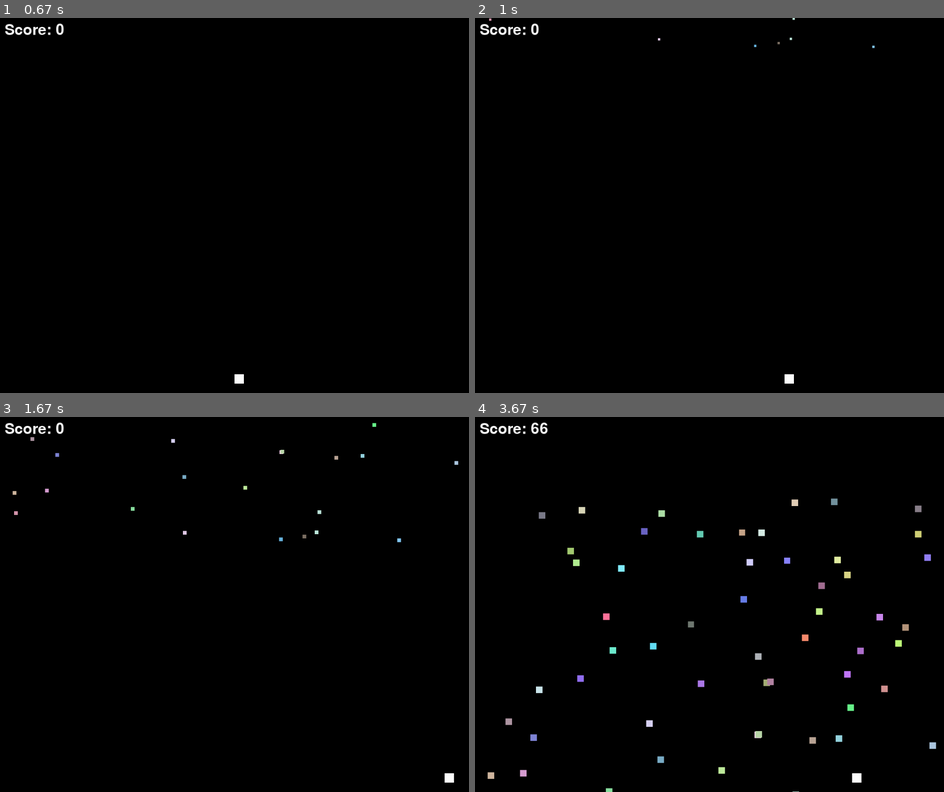
Above: before the commit, frames 1-4 (two rows, left to right).
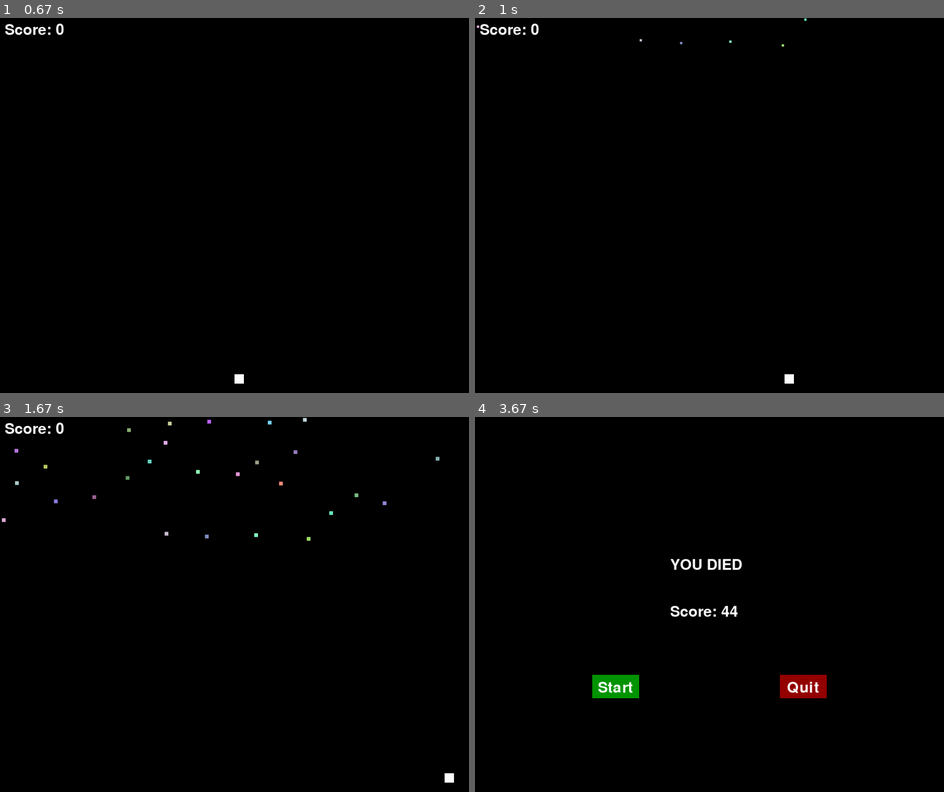
Above: after the commit, the same moments.

Repository: JohnsCodeGit/Pygame-CubeField
Game: pygame game, started from blocky.py
Same seed, same stepped clock (60 frames per second), same inputs: the game is played once before the commit and once after it.
Inputs (mouse positions are in pixels of both pictures, inside the frame that each line leads up to):
- Up to frame 1 (0.67 s): click "Start" at 0.38 s
- Up to frame 2 (1 s): hold Right from 0.67 s (still down); move the mouse to (690, 104) at 0.7 s
- Up to frame 3 (1.67 s): release Right at 1.13 s; hold Right 1.17-1.63 s
- Up to frame 4 (3.67 s): hold Left 1.67-2.2 s; hold Left 2.23-2.63 s; hold Right 2.67-3.3 s; press the mouse at (564, 555) at 3.37 s; move the mouse to (718, 615) at 3.47 s; release the mouse at (873, 675) at 3.6 s

Frame 1 is identical in both runs. In frame 2, less than 0.1% of the frame differs, in the area x 0-86%, y 0-9%; in frame 3, 0.5%; in frame 4, 3.4%, in the area x 1-99%, y 1-100%.

Commit message:
Update blocky.py

Diff:
--- a/blocky.py
+++ b/blocky.py
@@ -2,6 +2,8 @@
 import pygame
 import random
 import pygame.freetype
+from Player import *
+from Obstacle import *
 
 pygame.init()
 
@@ -19,13 +21,10 @@
 WHITE = (255, 255, 255)
 BLACK = (0, 0, 0)
 
-GAME_OVER = False
-# STATE = DEAD
-
 CUBE_COUNT = 60
 player_size = 20
-enemy_size = [1.0]
-
+
+#Game state
 state = 0
 
 random.seed(None)
@@ -45,35 +44,15 @@
 
 enemy_list = []
 
-class Player:
-
-    def __init__(self ):
-        self.positionX = WIDTH / 2
-        self.positionY = HEIGHT - 2 * player_size
-        self.size = 20
-
-
-class Obstacle(object):
-    size = .1
-    x_pos = 0
-    y_pos = 0
-    ID = 0
-    color = (255, 255, 255)
-    def __init__(self):
-        self.size = 1
-        self.x_pos = random.randint(0, WIDTH-25)
-        self.y_pos = random.randint(-800, -100)
-        self.color = (random.randint(100, 255), random.randint(100, 255), random.randint(100, 255))
-
 def show_score(x, y):
     score_text = font.render("Score: " + str(score), True, WHITE)
     screen.blit(score_text, (x, y))
 
-def make_enemy(cube_list):
+def make_enemy(cube_list, WIDTH):
 
         if len(cube_list) == 0:
             for x in range(CUBE_COUNT):
-                cube = Obstacle()
+                cube = Obstacle(WIDTH)
                 cube.ID = len(cube_list)
                 cube_list.append(cube)
 
@@ -124,10 +103,10 @@
 
 
 
-def update_list(cube_list, index):
+def update_list(cube_list, index, WIDTH):
     #index = length of list
     if len(cube_list) < CUBE_COUNT:
-        cube = Obstacle()
+        cube = Obstacle(WIDTH)
         cube.ID = index
         cube_list.append(cube)
 
@@ -157,7 +136,7 @@
                 cube_list.pop(x)
                 for cubes in cube_list:
                     cubes.ID -= 1
-                update_list(cube_list, len(cube_list))
+                update_list(cube_list, len(cube_list), WIDTH)
 
     return score, G_OVER
 
@@ -205,8 +184,8 @@
 
     screen.fill(BLACK)
 
-    make_enemy(enemy_list)
-    update_list(enemy_list, len(enemy_list))
+    make_enemy(enemy_list, WIDTH)
+    update_list(enemy_list, len(enemy_list), WIDTH)
     draw_enemies(enemy_list)
     result = move_enemy(enemy_list, score, state)
     score = result[0]
@@ -233,6 +212,7 @@
         rect_start = pygame.draw.rect(screen, LIGHT_GREEN, (250, HEIGHT - 250, 100, 50), 0)
         if get_click:
             state = 1
+            score = 0
     else:
         rect_start = pygame.draw.rect(screen, GREEN, (250, HEIGHT - 250, 100, 50), 0)
     screen.blit(restart_text, textRect)
@@ -251,28 +231,21 @@
         rect_stop = pygame.draw.rect(screen, RED, (WIDTH - 350, HEIGHT - 250, 100, 50), 0)
     screen.blit(restart_text, textRect)
 
-    #
-    # keys = pygame.key.get_pressed()
-
-    # if keys[pygame.K_SPACE]:
-    #     print("Exiting...")
-    #     pygame.quit()
-    #     exit()
     pygame.display.update()
     return state
 
 #Game loop
-while GAME_OVER == False:
+while True:
 
     get_click = False
 
     for event in pygame.event.get():
-        if event.type == pygame.MOUSEBUTTONUP and event.button == 1:
-            get_click = True
         if event.type == pygame.QUIT:
             print("Exiting...")
             pygame.quit()
             exit()
+        if event.type == pygame.MOUSEBUTTONUP and event.button == 1:
+            get_click = True
     if state == 0:
         state = start_screen(state)
     elif state == 1:
@@ -283,5 +256,5 @@
     elif state == 2:
         state = dead_player(state)
 
+
     clock.tick(60)
-    print(str(state))
